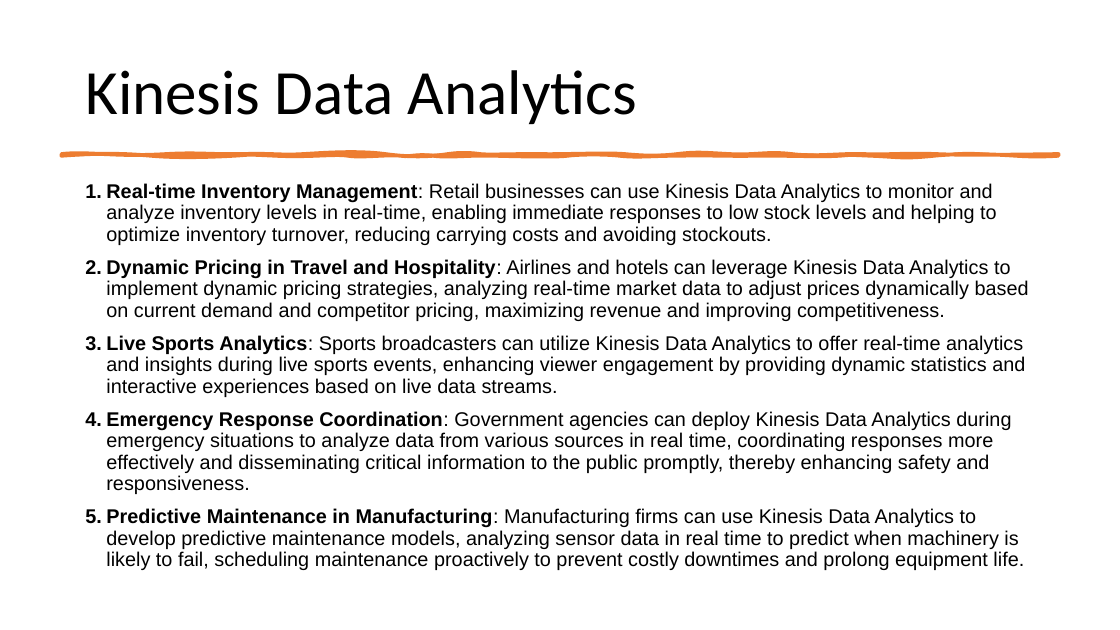
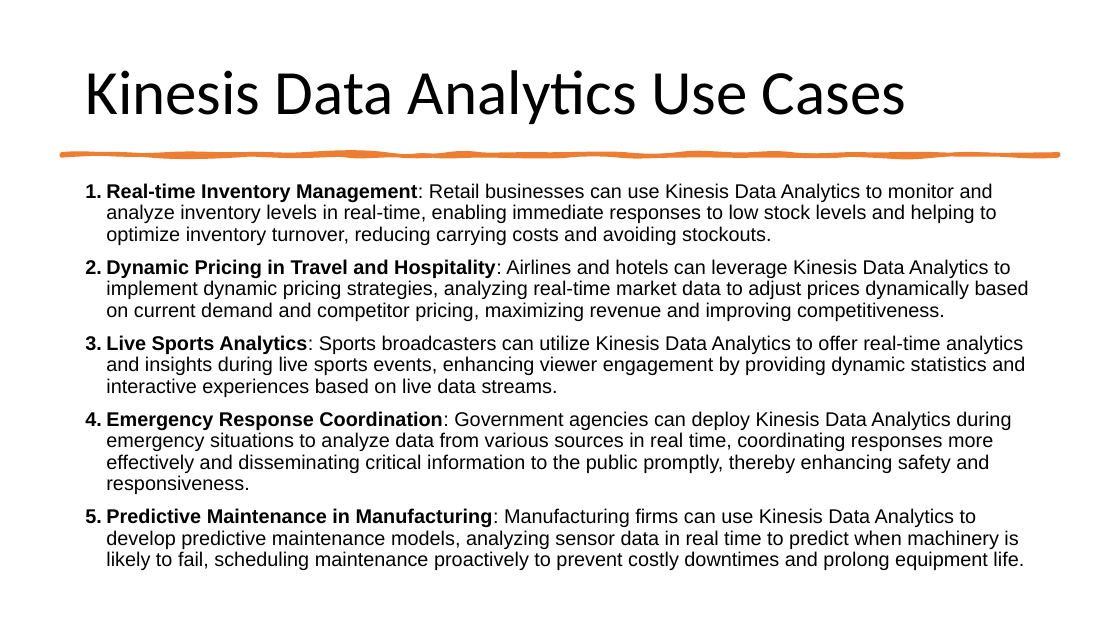
Before and after one commit to IlyaChakun/aws-iba-courses, a slide deck: slide 16 of lecture-materials/Analytics/Kinesis/Kinesis.pptx. Drawn at 1120x630 pixels with LibreOffice and Linux fonts; fonts in the diff are those of the drawing. Boxes give left, top, right and bottom in pixels: in the first picture for what was removed or moved away, otherwise in the second. Text is boxed around its words. In the diff, an @@ line names an element or a change of style, - is before the commit and + after.

```diff
--- a/lecture-materials/Analytics/Kinesis/Kinesis.pptx
+++ b/lecture-materials/Analytics/Kinesis/Kinesis.pptx
@@ title at box(85, 70, 906, 124): text changed @@
-Kinesis Data Analytics
+Kinesis Data Analytics Use Cases
```
Also in this commit, not shown: 10 other files.
